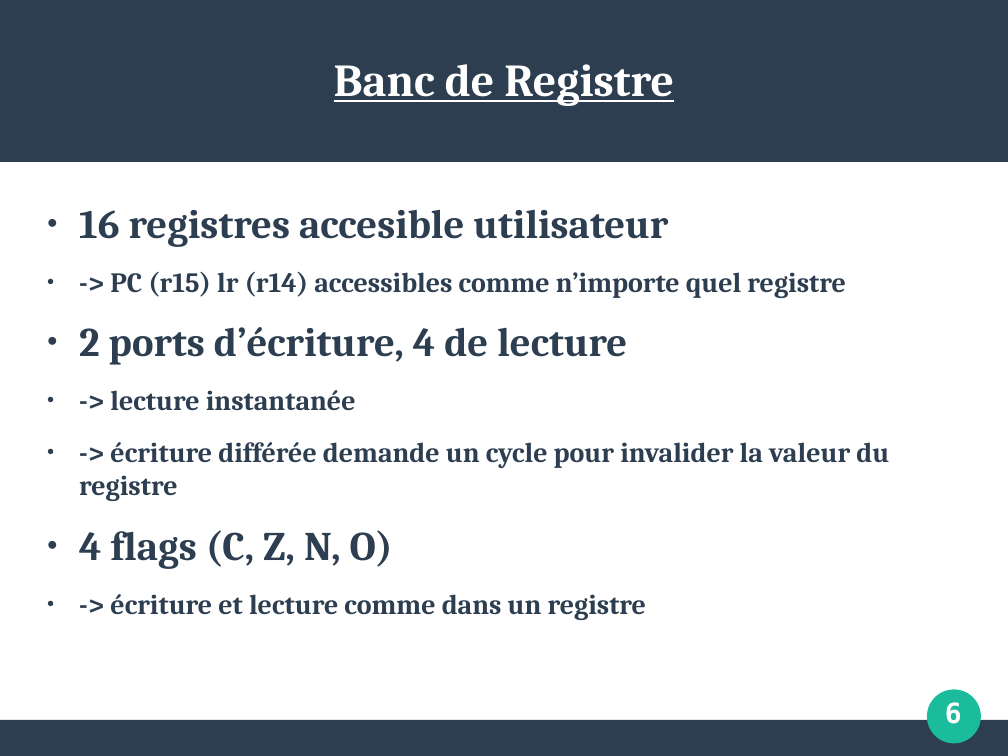
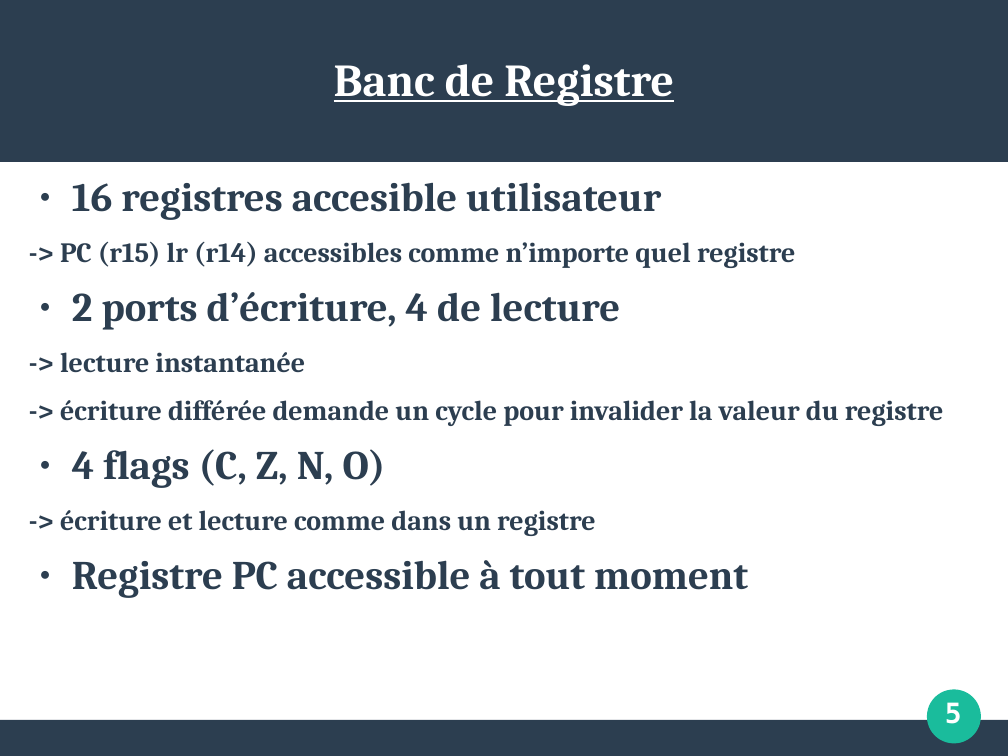
Before and after one commit to maximouth/VHDL, a slide deck: slide 5 of presentation1.odp (slide 6 before the commit). Drawn at 1008x756 pixels with LibreOffice and Linux fonts; fonts in the diff are those of the drawing. Boxes give left, top, right and bottom in pixels: in the first picture for what was removed or moved away, otherwise in the second. Text is boxed around its words. In the diff, an @@ line names an element or a change of style, - is before the commit and + after.

```diff
--- a/presentation1.odp
+++ b/presentation1.odp
@@ text "16 registres accesible utilisateur": place and size @@
-text "16 registres accesible utilisateur" at <box>79,209,889,620</box>
+text "16 registres accesible utilisateur" at <box>60,182,943,598</box>
@@ text at <box>60,182,943,536</box>: line spacing 1 to 0.9; bullet ● to none @@
@@ text at <box>72,560,748,598</box>: paragraph added @@
+● Registre PC accessible à tout moment
@@ text at <box>945,702,962,724</box>: text changed @@
-6
+5
```
Also in this commit, not shown: 5 other slides changed, 8 slides added, 1 other file.
